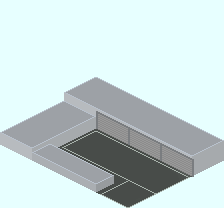
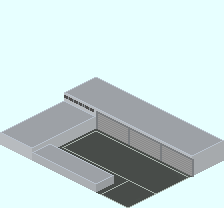
Before/after of a (224, 208) layered artwork. What changed in the layer stack:
painted on "TSF_Factory_Main_Unit_2nd.png" over 64, 95, 94, 112
